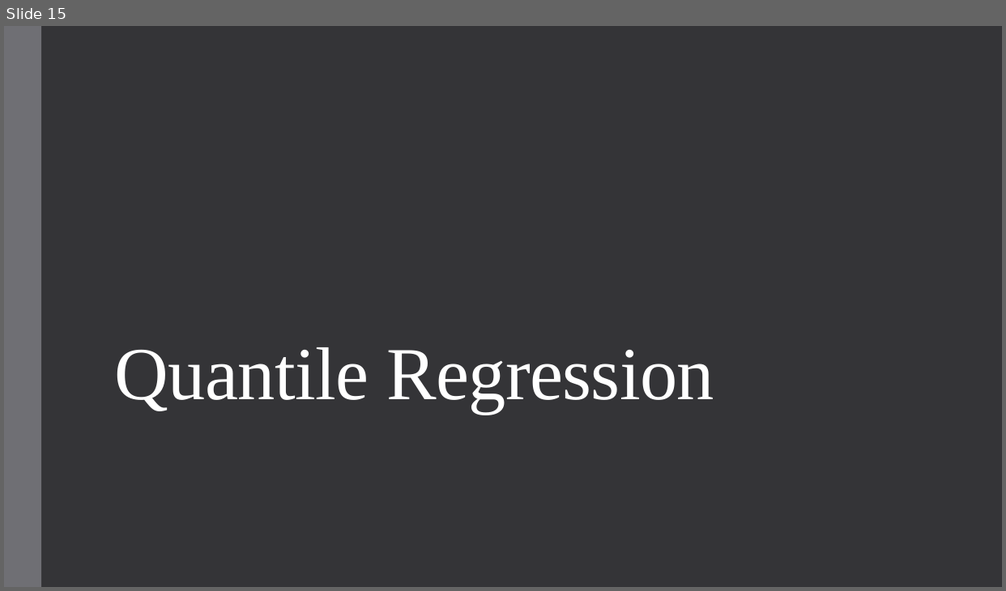
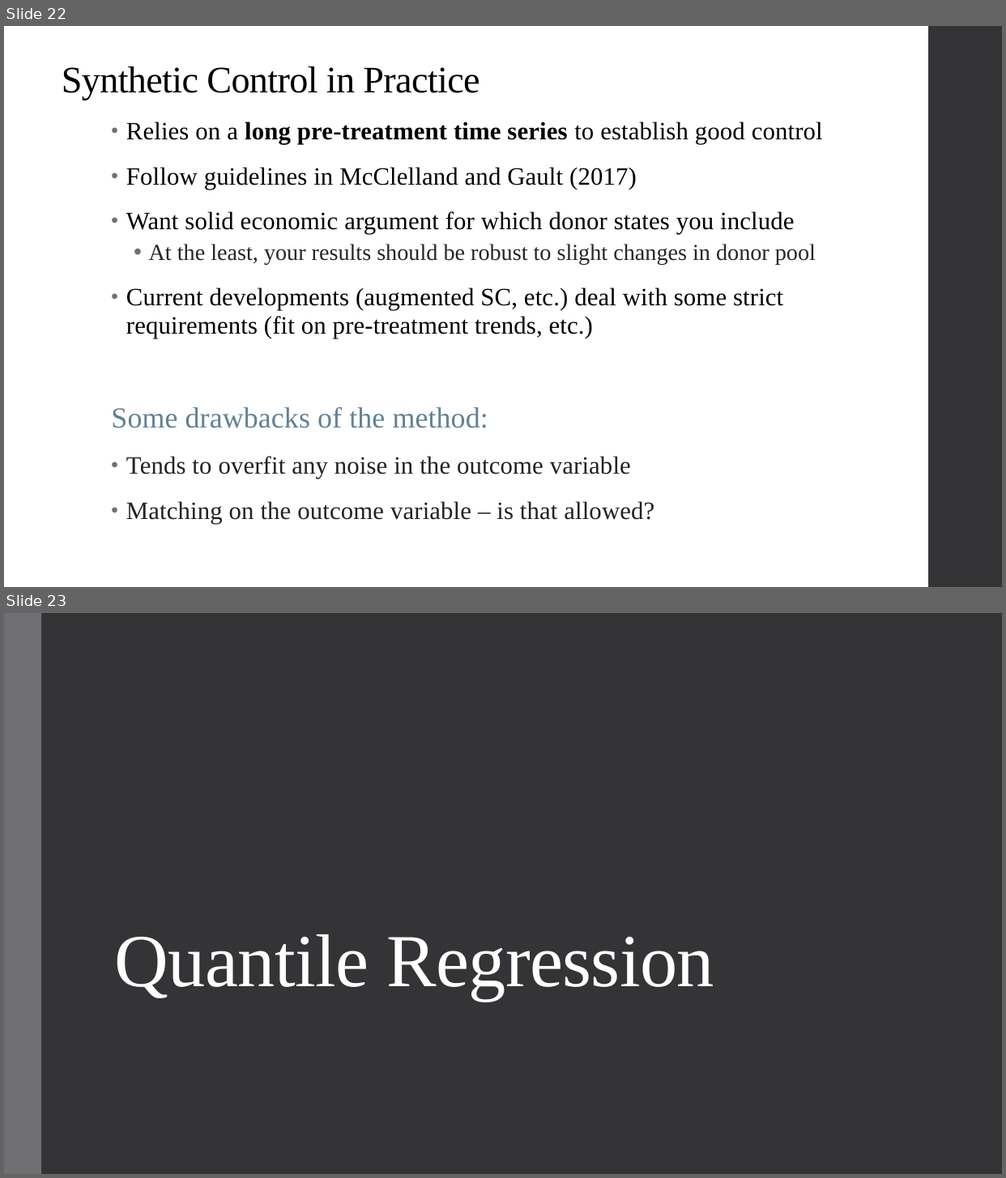
Before and after one commit to qiufei/fork-HAD5744, a slide deck: Lecture10_SyntheticControl_QuantileRegression/Lecture10_SyntheticControl_QuantileRegression.pptx. Shown one above the other, each under a label of ours: slide 15 before the commit, slides 22 and 23 after it. The pictures are 1006x591 and 1006x1178 pixels, drawn with LibreOffice and Linux fonts; fonts in the diff are those of the drawing. Boxes give left, top, right and bottom in pixels: in the first picture for what was removed or moved away, otherwise in the second. Text is boxed around its words. In the diff, an @@ line names an element or a change of style, - is before the commit and + after.

```diff
--- a/Lecture10_SyntheticControl_QuantileRegression/Lecture10_SyntheticControl_QuantileRegression.pptx
+++ b/Lecture10_SyntheticControl_QuantileRegression/Lecture10_SyntheticControl_QuantileRegression.pptx
@@ slide 22 added at (4, 26, 1002, 587), background #FFFFFF @@
@@ rectangle added at (928, 26, 1002, 587), fill #353537 @@
@@ title added at (62, 66, 479, 100), 36 pt, text #000000 @@
+Synthetic Control in Practice
@@ text added at (111, 122, 823, 524), 24 pt, text #000000 @@
+• Relies on a long pre-treatment time series to establish good control
+• Follow guidelines in McClelland and Gault (2017)
+• Want solid economic argument for which donor states you include
+  • At the least, your results should be robust to slight changes in donor pool
+• Current developments (augmented SC, etc.) deal with some strict requirements (fit on pre-treatment trends, etc.)
+Some drawbacks of the method:
+• Tends to overfit any noise in the outcome variable
+• Matching on the outcome variable – is that allowed?
@@ what was slide 15 is now slide 23 @@
```
Also in this commit, not shown: 2 slides changed, 37 other slides added, 13 slides removed, 31 other files.
